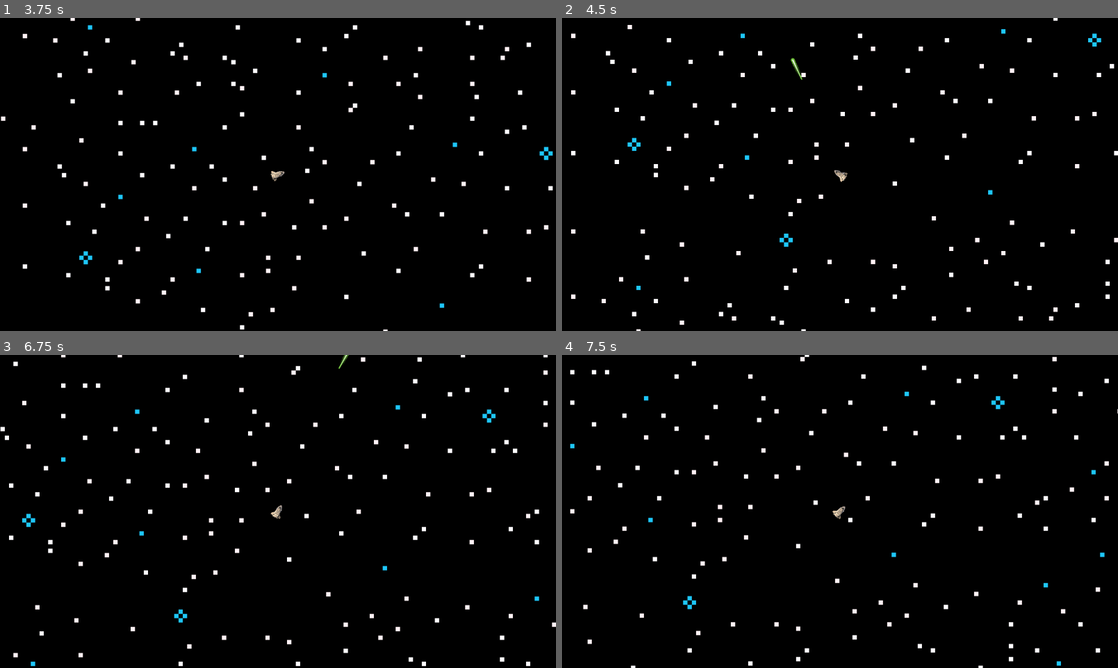
Above: before the commit, frames 1-4 (two rows, left to right).
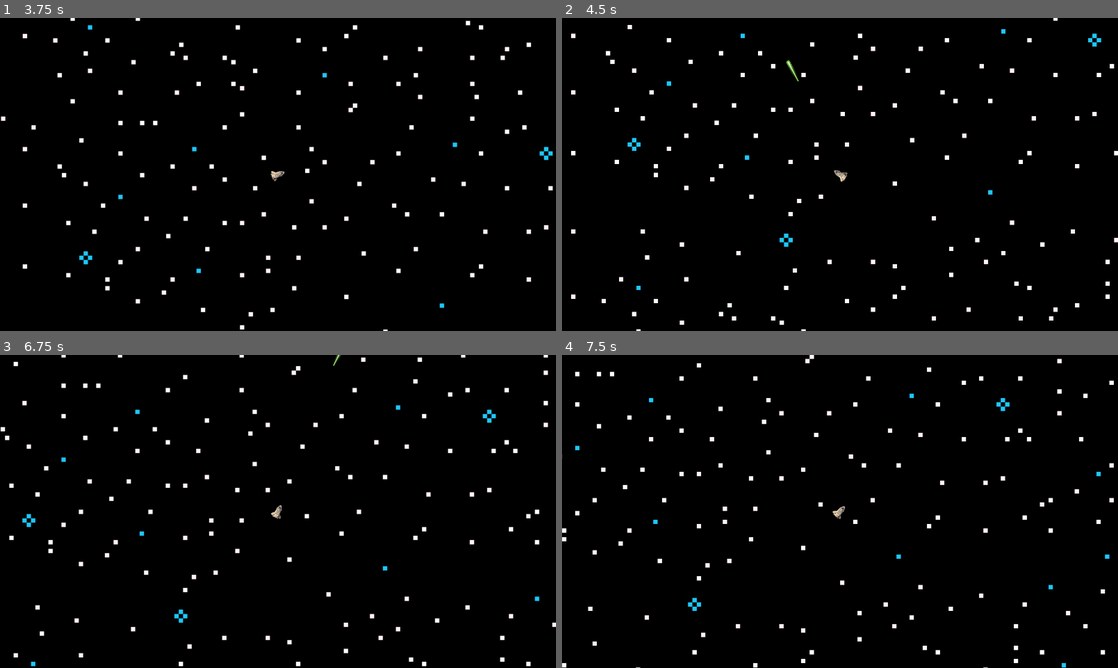
Above: after the commit, the same moments.

Repository: RPeterson0487/spacing-out
Game: Godot game, scene res://TestMain.tscn
Same seed, same stepped clock (60 frames per second), same inputs: the game is played once before the commit and once after it.
Inputs:
- Up to frame 1 (3.75 s): tap Enter at 0.5 s; hold Right (rotateRight) 0.53-1.28 s; hold Down (rotateOpposite) 0.53-1.28 s; hold Left (rotateLeft) 1.28-2.03 s; tap Down (rotateOpposite) at 1.35, 2.3, 2.85 s; hold Right (rotateRight) 2.03-2.78 s; hold Space (shoot) 2.03-2.78 s; hold Up (forwardThrust) 2.78-3.53 s; hold Left (rotateLeft) from 3.53 s (still down); hold Down (rotateOpposite) from 3.53 s (still down)
- Up to frame 2 (4.5 s): keep holding Left (rotateLeft); release Down (rotateOpposite) at 4.28 s; tap Space (shoot) at 4.35 s
- Up to frame 3 (6.75 s): tap Down (rotateOpposite) at 4.55, 5.85 s; hold Down (rotateOpposite) 5.03-5.78 s; release Left (rotateLeft) at 5.78 s; hold Right (rotateRight) 5.78-6.53 s; hold Up (forwardThrust) from 6.53 s (still down); hold Space (shoot) from 6.53 s (still down)
- Up to frame 4 (7.5 s): tap Down (rotateOpposite) at 6.8, 7.35 s; release Up (forwardThrust) at 7.28 s; release Space (shoot) at 7.28 s; hold Right (rotateRight) from 7.28 s (still down)

Frame 1 is identical in both runs. In frame 2, 0.1% of the frame differs, in the area x 40-52%, y 12-53%; in frame 3, 0.9%; in frame 4, 3.7%, in the area x 0-100%, y 0-100%.

Commit message:
Removed jitter from rotateOpposite.

Diff:
--- a/Player.gd
+++ b/Player.gd
@@ -28,7 +28,9 @@
 		var oppositeAngle = fposmod(oppositeVelocity.angle() + (PI / 2), (PI * 2))
 		var wrappedRotation = fposmod(rotation, (PI * 2))
 
-		if (abs(wrappedRotation - oppositeAngle)) < PI && (wrappedRotation - oppositeAngle) > 0 or (abs(wrappedRotation - oppositeAngle)) > PI && (wrappedRotation - oppositeAngle) < 0:
+		if (abs(wrappedRotation - oppositeAngle)) < 0.1:
+			rotation = oppositeAngle
+		elif (abs(wrappedRotation - oppositeAngle)) < PI && (wrappedRotation - oppositeAngle) > 0 or (abs(wrappedRotation - oppositeAngle)) > PI && (wrappedRotation - oppositeAngle) < 0:
 			rotate(deg2rad(-rotationSpeed * delta))
 		else:
 			rotate(deg2rad(rotationSpeed * delta))
